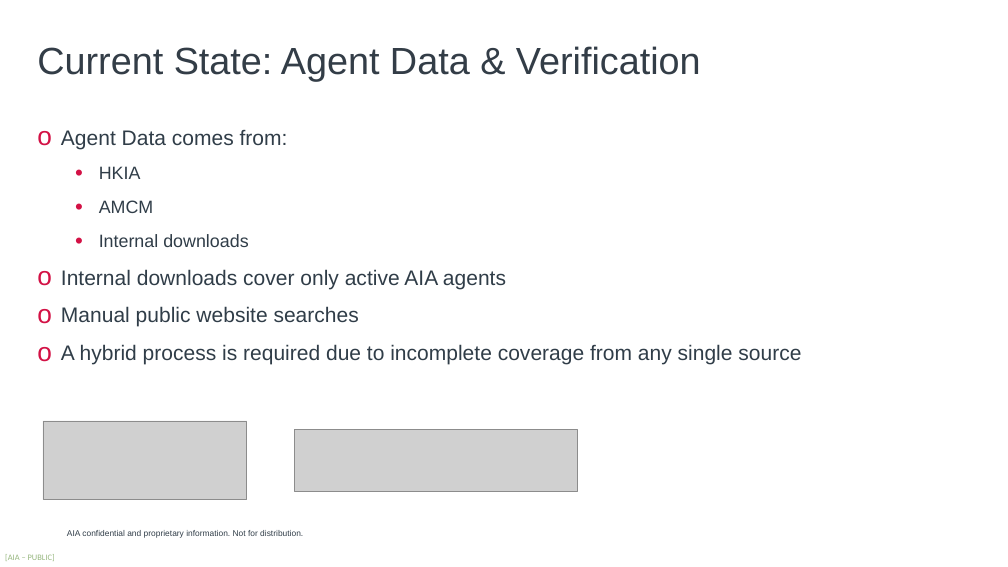
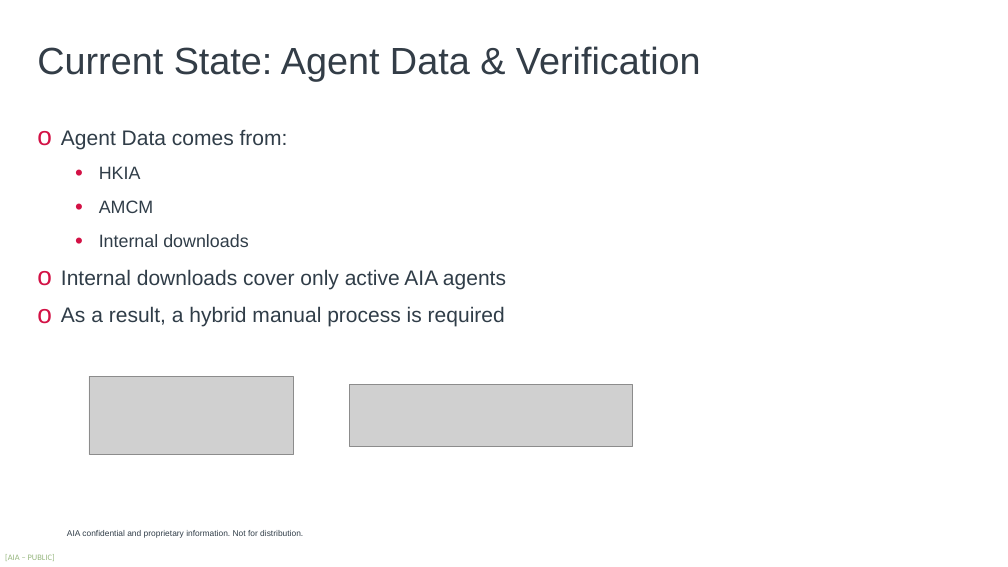
Before and after one commit to harrysokool/AIA-work, a slide deck: slide 2 of powerpoint/fetch_agent-draft.pptx. Drawn at 1008x567 pixels with LibreOffice and Linux fonts; fonts in the diff are those of the drawing; grey boxes stand for pictures; background and template pictures are left out. Boxes give left, top, right and bottom in pixels: in the first picture for what was removed or moved away, otherwise in the second. Text is boxed around its words. In the diff, an @@ line names an element or a change of style, - is before the commit and + after.

```diff
--- a/powerpoint/fetch_agent-draft.pptx
+++ b/powerpoint/fetch_agent-draft.pptx
@@ text at <box>61,306,505,327</box>: text changed @@
-o Manual public website searches
-o A hybrid process is required due to incomplete coverage from any single source
+o As a result, a hybrid manual process is required
@@ picture: place and size @@
-picture at <box>43,421,247,500</box>
+picture at <box>89,376,293,454</box>
@@ picture: place and size @@
-picture at <box>294,430,577,492</box>
+picture at <box>350,384,633,446</box>
```
Also in this commit, not shown: 5 other slides changed, 1 other file.
